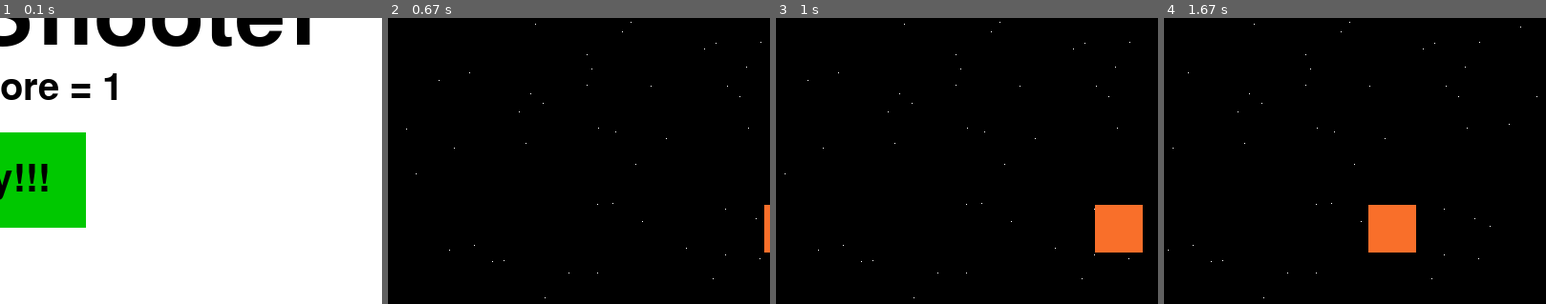
Above: before the commit, frames 1-4 (left to right).
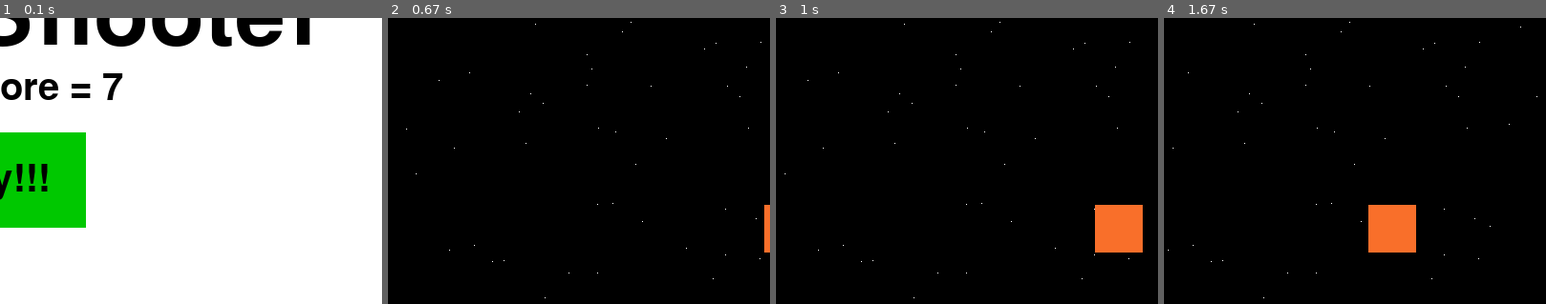
Above: after the commit, the same moments.

Repository: Rmdru/HR-pygame
Game: pygame game, started from main.py
Two runs of this game, one before a commit and one after it. Both use one fixed random seed, a clock stepped at 60 frames per second and the inputs below.
Inputs (mouse positions are % of the whole screen's width and height, from its top left):
- Up to frame 1 (0.1 s): no input
- Up to frame 2 (0.67 s): click "Play!!!" at 0.38 s
- Up to frame 3 (1 s): hold D from 0.67 s (still down); move the mouse to (46, 54) at 0.7 s
- Up to frame 4 (1.67 s): release D at 1.13 s; hold W 1.17-1.47 s; tap Space at 1.23, 1.57 s; hold D from 1.5 s (still down)
The pictures show only the part of the screen within x 50-100%, y 50-100%; the shares and areas given below are measured in that part.

The runs differ from the first frame. In frame 1, 0.2% of the frame differs, in the area x 27-33%, y 19-29%; in frame 2, nothing differs; in frame 3, nothing differs; in frame 4, nothing differs.

Commit message:
Documentation: read me added

Diff:
--- a/highscore.json
+++ b/highscore.json
@@ -1 +1,3 @@
-{"highscore": 1}
+{
+    "highscore": 7
+}
--- a/main.py
+++ b/main.py
@@ -32,15 +32,6 @@
 # start pygame clock
 clock = pygame.time.Clock()
 
-# create score variable
-score_amount = 1
-
-# start pygame clock
-clock = pygame.time.Clock()
-
-# create score variable
-score_amount = 1
-
 # load highscore.json file
 high_score_file = open("highscore.json")
 high_score_json = json.load(high_score_file)
@@ -86,7 +77,7 @@
     clock.tick(GAME_SPEED)
 
 # game over screen
-def game_over_screen():
+def game_over_screen(score_amount):
     # if new score > old score, write new score to JSON file
     high_score_old = high_score_json["highscore"]
     if score_amount > high_score_old:
@@ -128,6 +119,9 @@
         clock.tick(GAME_SPEED)
 
 def game_loop():
+    # create score variable
+    score_amount = 1
+
     #var for game loop, if true, game runs
     game_loop = True
 
@@ -169,7 +163,7 @@
     def target_hit_leftside(target_rect):
         if target_rect.left <= 0:
             game_loop = False
-            game_over_screen()
+            game_over_screen(score_amount)
 
     # Player
     PlayerImg = pygame.image.load("media\images\_rocket.png")
@@ -196,7 +190,7 @@
     def player(x, y):
         player_img_rect.center = (x, y)
         canvas.blit(PlayerImg, player_img_rect)
-    score_amount=1
+
     while game_loop:
         if score_amount % 10 == 0 and target_spawn_interval >= 1:
             target_spawn_interval -= 1
@@ -287,8 +281,7 @@
             bullet = Rect((bulletX, bulletY),(BulletImg_X_size,BulletImg_Y_size))
             if target.colliderect(bullet):
                 targets_surface.remove(target)
-                if target.colliderect(bullet):
-                    score_amount+=1
+                score_amount+=1
 
         # Stop player if they hit the screen border
         if playerX <= 0:
@@ -320,7 +313,7 @@
         for target in targets_surface:
             if pygame.Rect.colliderect(player_img_rect, target):
                 game_loop = False
-                game_over_screen()
+                game_over_screen(score_amount)
 
         # write score on corner of screen
         score_texts = create_font(f'Score:{score_amount}')
Not shown, changed: README.md
